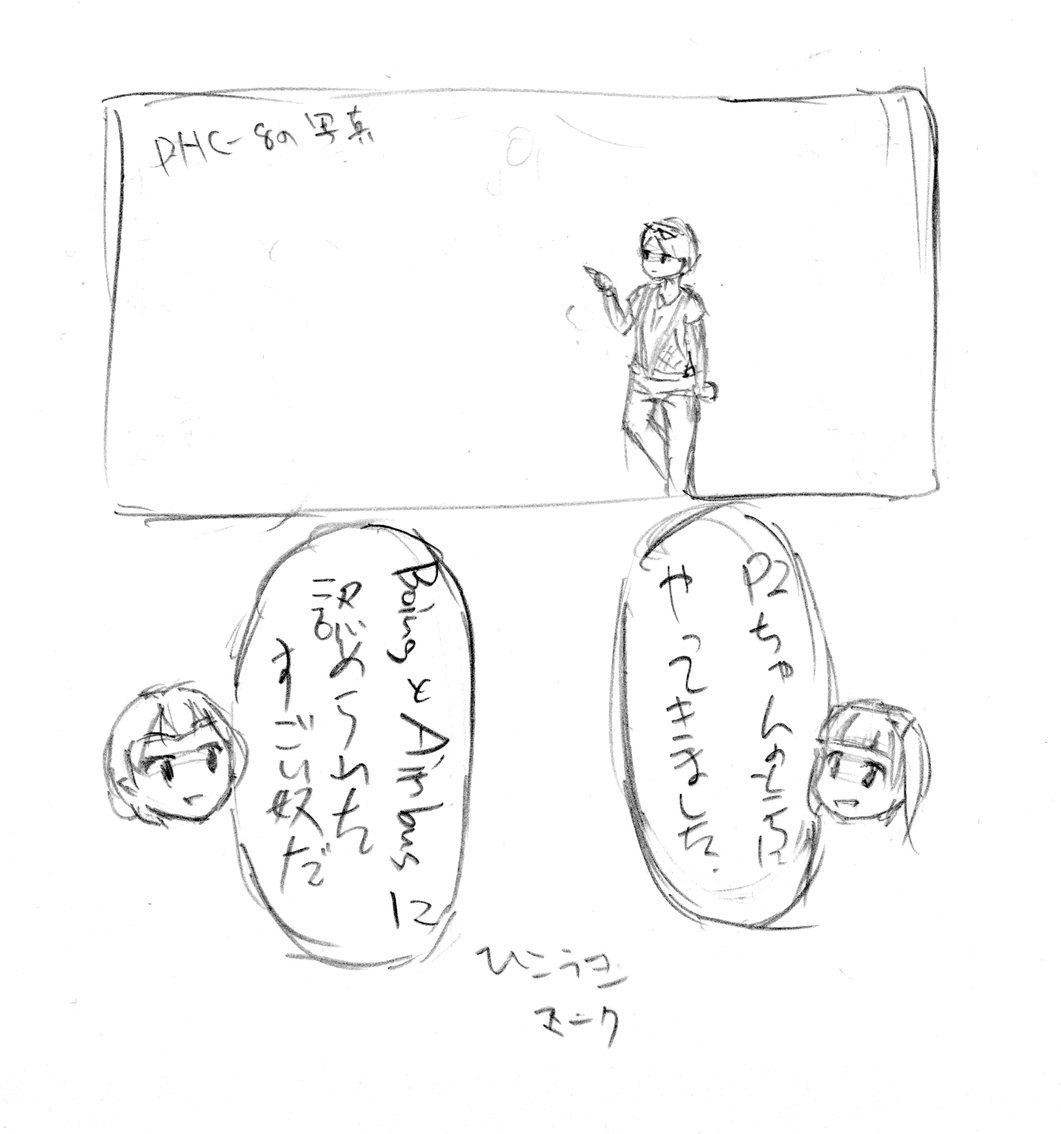
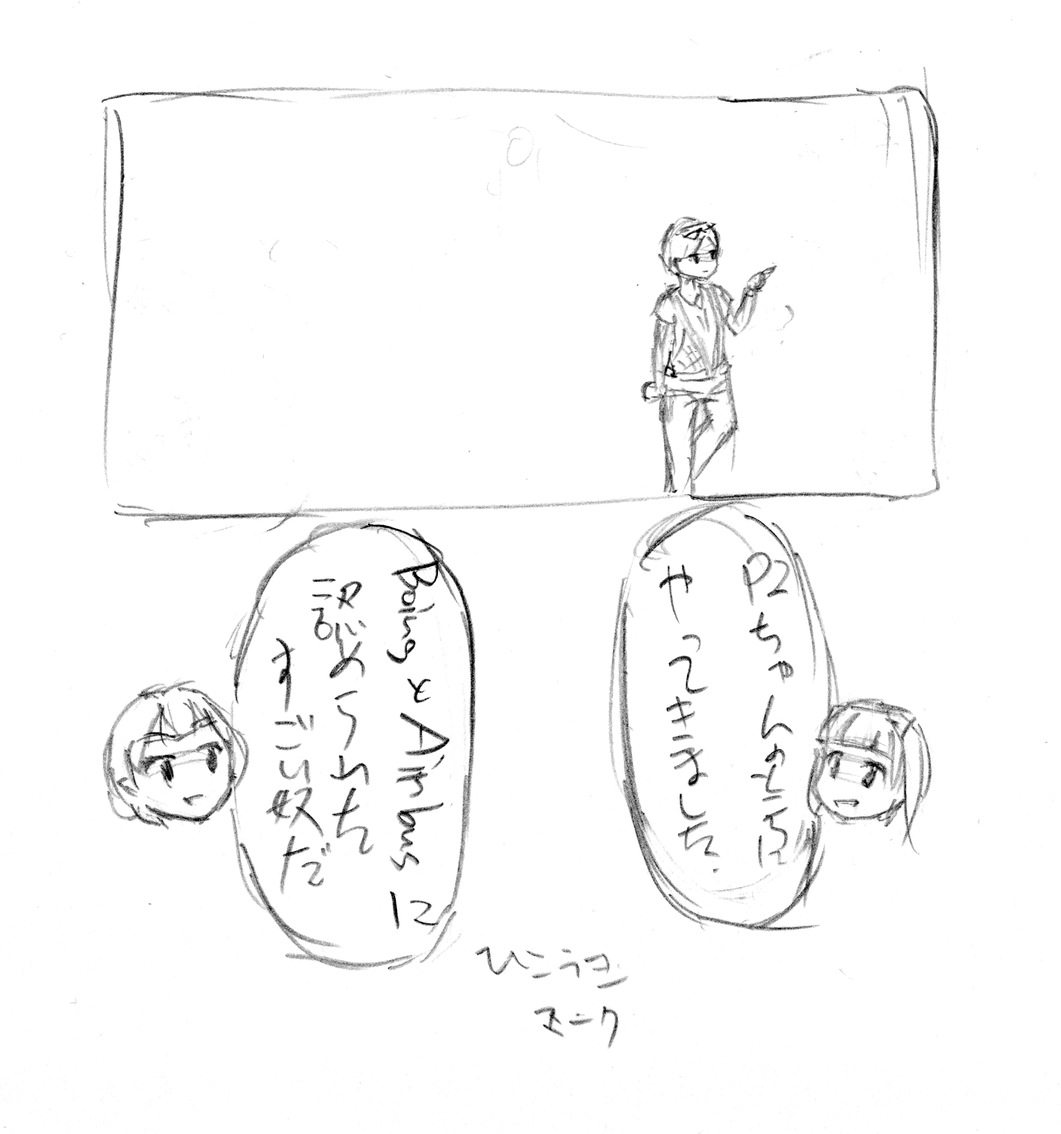
Comparing the layer stacks of the two 1061 × 1134 images. Changes:
added layer "レイヤー 2" above "背景" over [609, 200, 854, 497]
added layer "背景" over [137, 102, 854, 497]
